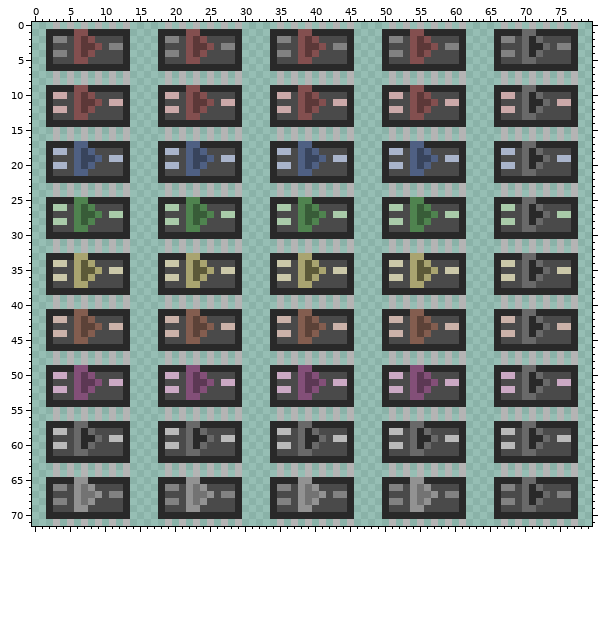
Sprite sheet, stored at objects/wired/wiresmith/nand_ws.png. The picture above was drawn from the file before the commit.
The file is 80x72 pixels.
Once edited:
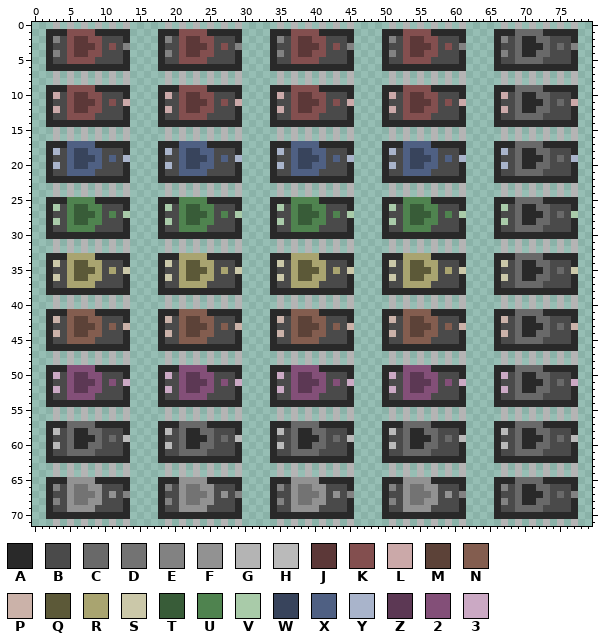
Palette (. is transparent): A #292929  B #4a4a4a  C #696969  D #737373  E #828282  F #929292  G #b4b4b4  H #bababa  J #5c3838  K #834f4f  L #cba9a9  M #5c4238  N #835d4f  P #cbb2a9  Q #5c5938  R #a9a470  S #cbc8a9  T #385c38  U #4f834f  V #a9cba9  W #38445c  X #4f6083  Y #a9b4cb  Z #5c3854  2 #834f78  3 #cba9c4
The exact change:
Changed rows in their new state; - is an unchanged pixel.
first column x 4:
 1 -K--K------------K--K------------K--K------------K--K------------C--C-----
 2 BKJ--K----------BKJ--K----------BKJ--K----------BKJ--K----------BCA--C----
 3 -KJ----KBE-------KJ----KBE-------KJ----KBE-------KJ----KBE-------CA----CBE
 4 BKJ--K----------BKJ--K----------BKJ--K----------BKJ--K----------BCA--C----
 5 -K--K------------K--K------------K--K------------K--K------------C--C-----
first column x 4:
 9 -K--K------------K--K------------K--K------------K--K------------C--C-----
10 BKJ--K----------BKJ--K----------BKJ--K----------BKJ--K----------BCA--C----
11 -KJ----KBL-------KJ----KBL-------KJ----KBL-------KJ----KBL-------CA----CBL
12 BKJ--K----------BKJ--K----------BKJ--K----------BKJ--K----------BCA--C----
13 -K--K------------K--K------------K--K------------K--K------------C--C-----
first column x 4:
17 -X--X------------X--X------------X--X------------X--X------------C--C-----
18 BXW--X----------BXW--X----------BXW--X----------BXW--X----------BCA--C----
19 -XW----XBY-------XW----XBY-------XW----XBY-------XW----XBY-------CA----CBY
20 BXW--X----------BXW--X----------BXW--X----------BXW--X----------BCA--C----
21 -X--X------------X--X------------X--X------------X--X------------C--C-----
first column x 4:
25 -U--U------------U--U------------U--U------------U--U------------C--C-----
26 BUT--U----------BUT--U----------BUT--U----------BUT--U----------BCA--C----
27 -UT----UBV-------UT----UBV-------UT----UBV-------UT----UBV-------CA----CBV
28 BUT--U----------BUT--U----------BUT--U----------BUT--U----------BCA--C----
29 -U--U------------U--U------------U--U------------U--U------------C--C-----
first column x 4:
33 -R--R------------R--R------------R--R------------R--R------------C--C-----
34 BRQ--R----------BRQ--R----------BRQ--R----------BRQ--R----------BCA--C----
35 -RQ----RBS-------RQ----RBS-------RQ----RBS-------RQ----RBS-------CA----CBS
36 BRQ--R----------BRQ--R----------BRQ--R----------BRQ--R----------BCA--C----
37 -R--R------------R--R------------R--R------------R--R------------C--C-----
first column x 4:
41 -N--N------------N--N------------N--N------------N--N------------C--C-----
42 BNM--N----------BNM--N----------BNM--N----------BNM--N----------BCA--C----
43 -NM----NBP-------NM----NBP-------NM----NBP-------NM----NBP-------CA----CBP
44 BNM--N----------BNM--N----------BNM--N----------BNM--N----------BCA--C----
45 -N--N------------N--N------------N--N------------N--N------------C--C-----
first column x 4:
49 -2--2------------2--2------------2--2------------2--2------------C--C-----
50 B2Z--2----------B2Z--2----------B2Z--2----------B2Z--2----------BCA--C----
51 -2Z----2B3-------2Z----2B3-------2Z----2B3-------2Z----2B3-------CA----CB3
52 B2Z--2----------B2Z--2----------B2Z--2----------B2Z--2----------BCA--C----
53 -2--2------------2--2------------2--2------------2--2------------C--C-----
first column x 4:
57 -C--C------------C--C------------C--C------------C--C------------C--C-----
58 BCA--C----------BCA--C----------BCA--C----------BCA--C----------BCA--C----
59 -CA----CBH-------CA----CBH-------CA----CBH-------CA----CBH-------CA----CBH
60 BCA--C----------BCA--C----------BCA--C----------BCA--C----------BCA--C----
61 -C--C------------C--C------------C--C------------C--C------------C--C-----
first column x 4:
65 -F--F------------F--F------------F--F------------F--F------------C--C-----
66 BFD--F----------BFD--F----------BFD--F----------BFD--F----------BCA--C----
67 -FD----FBE-------FD----FBE-------FD----FBE-------FD----FBE-------CA----CBE
68 BFD--F----------BFD--F----------BFD--F----------BFD--F----------BCA--C----
69 -F--F------------F--F------------F--F------------F--F------------C--C-----
